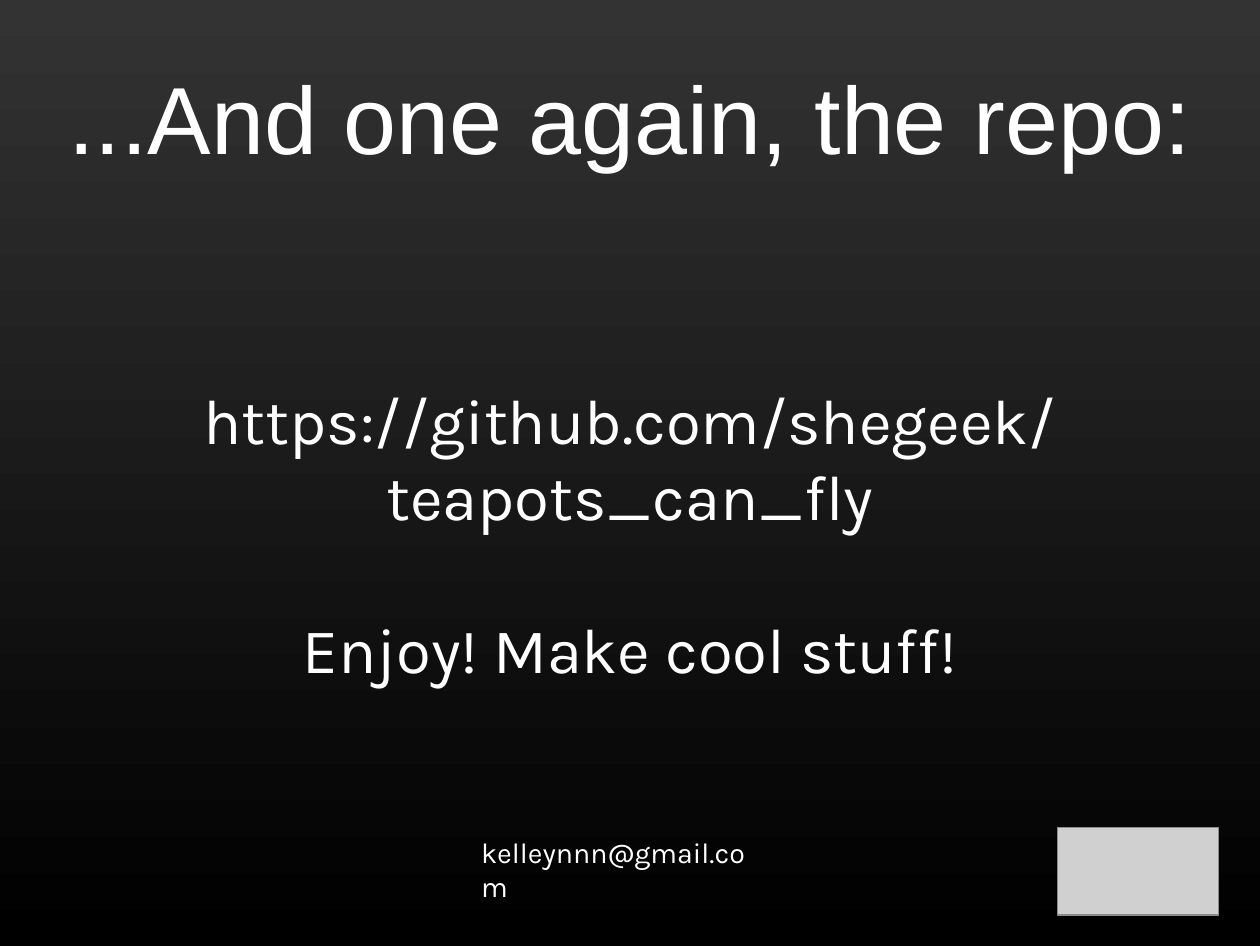
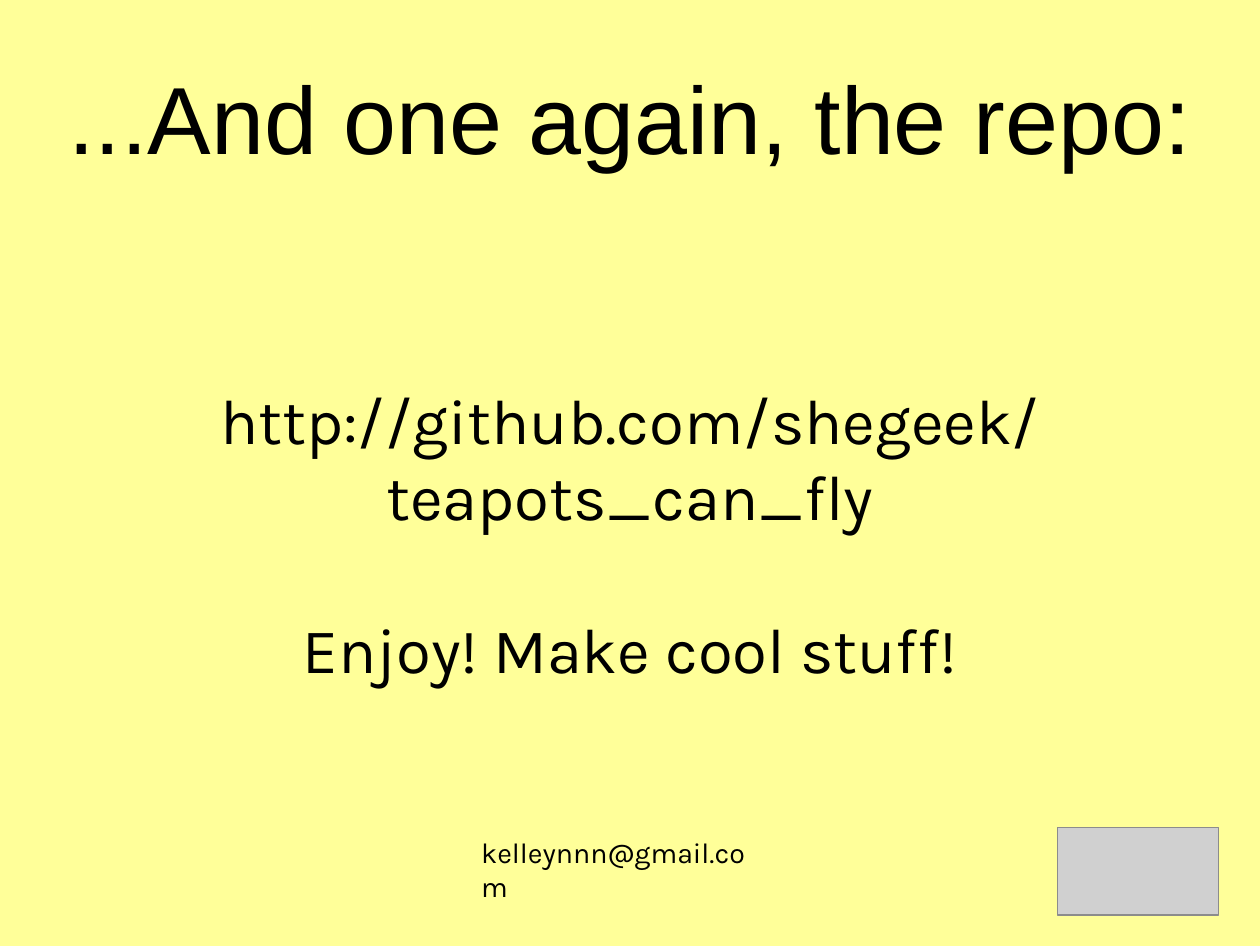
Before and after one commit to shegeek/teapots_can_fly, a slide deck: slide 32 of slides/teapots_can_fly-slides.odp. Drawn at 1260x946 pixels with LibreOffice and Linux fonts; fonts in the diff are those of the drawing; grey boxes stand for pictures. Boxes give left, top, right and bottom in pixels: in the first picture for what was removed or moved away, otherwise in the second. Text is boxed around its words. In the diff, an @@ line names an element or a change of style, - is before the commit and + after.

```diff
--- a/slides/teapots_can_fly-slides.odp
+++ b/slides/teapots_can_fly-slides.odp
@@ background gradient #333333 to #000000 to #FFFF99 @@
@@ title "...And one again, the repo:" at (68,85,1190,171): text colour #FFFFFF to #000000 @@
@@ subtitle at (220,397,1039,460): text changed; text colour #FFFFFF to #000000 @@
-https://github.com/shegeek/
+http://github.com/shegeek/
@@ subtitle at (303,476,957,689): text colour #FFFFFF to #000000 in "teapots_can_fly", "Enjoy! Make cool stuff!" @@
@@ text "kelleynnn@gmail.com" at (481,843,745,870): text colour #FFFFFF to #000000 @@
```
Also in this commit, not shown: 27 other slides changed, 8 slides added, 7 slides removed, 2 other files.
